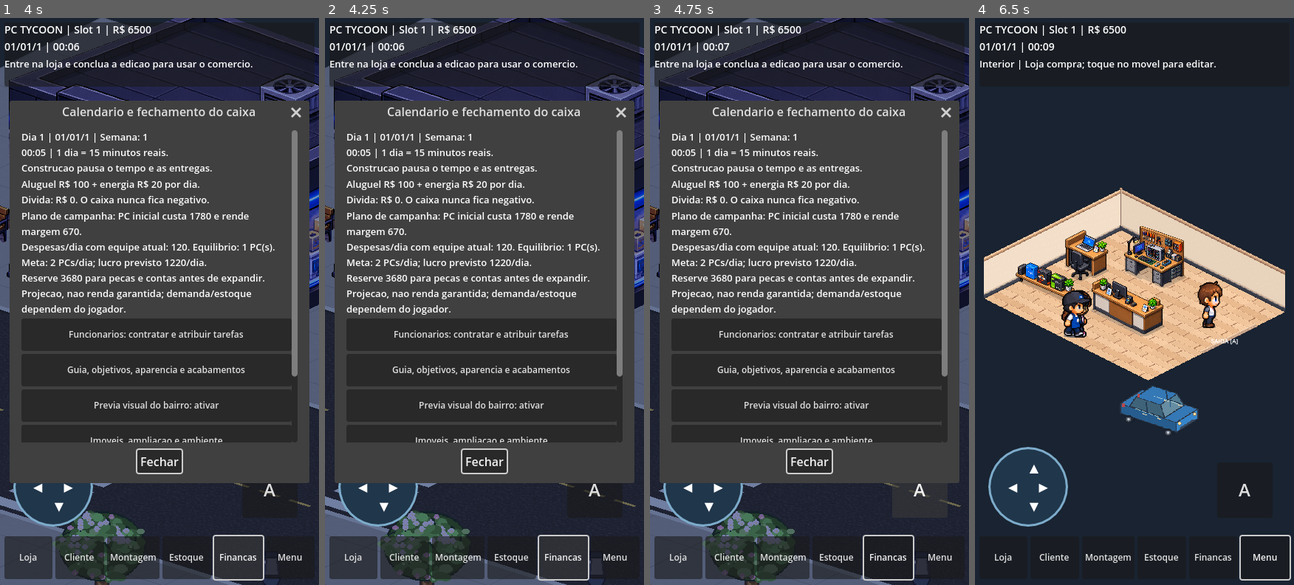
Above: before the commit, frames 1-4 (left to right).
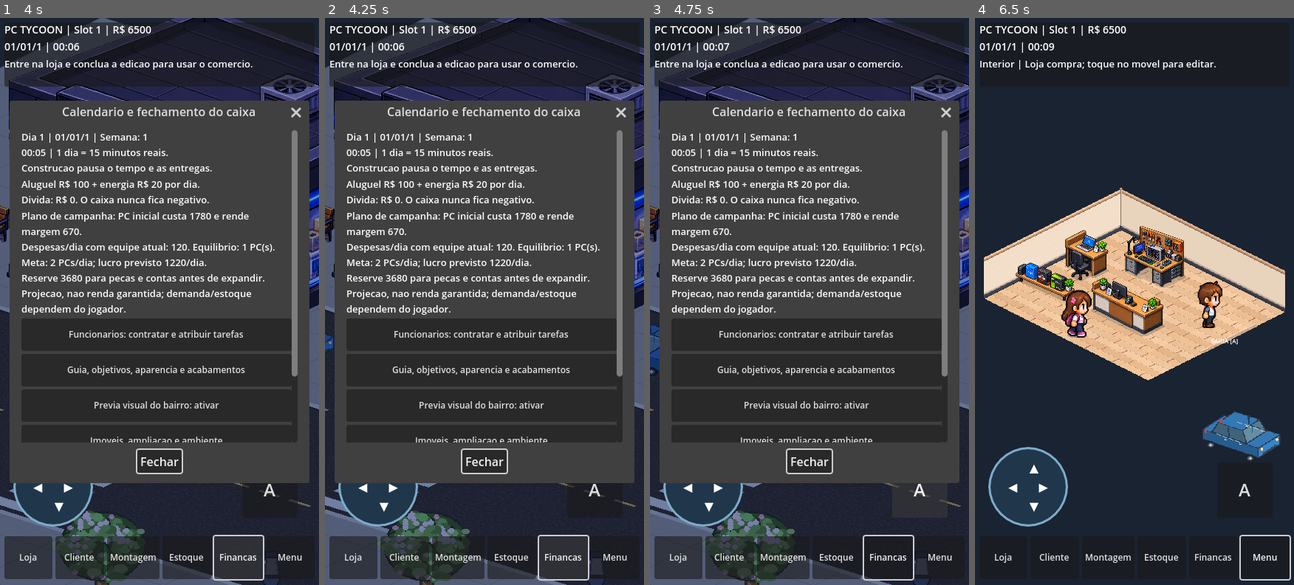
Above: after the commit, the same moments.

Repository: RiltonMaciel/Pixel-PC-Tycoon
Game: Godot game, scene res://scenes/RuaComercial.tscn
Two runs of this game, one before a commit and one after it. Both use one fixed random seed, a clock stepped at 60 frames per second and the inputs below.
Inputs (mouse positions are in pixels of both pictures, inside the frame that each line leads up to):
- Up to frame 1 (4 s): click "Loja" at 0.5 s; click "Cliente" at 1.25 s; click "Montagem" at 2 s; click "Estoque" at 2.75 s; click "Financas" at 3.5 s
- Up to frame 2 (4.25 s): no input
- Up to frame 3 (4.75 s): click "A" at 4.25 s
- Up to frame 4 (6.5 s): click "Fechar" at 5 s; tap Enter (ui_accept) at 5.75, 6.02 s; move the mouse to (1204, 273) at 5.77 s; hold Right (ui_right) from 5.78 s (still down); click (1204, 273) at 5.92 s

Frame 1 is identical in both runs. In frame 2, less than 0.1% of the frame differs, in the area x 0-3%, y 55-59%; in frame 3, 0.2%; in frame 4, 2.8%, in the area x 27-96%, y 48-78%.

Commit message:
feat: iniciar circulacao com espacamento e prioridade de pedestres
Escalonar nascimentos, manter distancia entre veiculos e reservar margem de carroceria nas rotas reais. Validar fluxo continuo, frenagem e retomada sem mudar saves ou os alvos de populacao. Filas internas e avoidance completo seguem pendentes.

Co-authored-by: Copilot <223556219+Copilot@users.noreply.github.com>

Diff:
--- a/scripts/MundoVivo.gd
+++ b/scripts/MundoVivo.gd
@@ -22,6 +22,8 @@
 const CALENDARIO = preload("res://scripts/CalendarioEconomia.gd")
 const MAX_PEDESTRES := 32
 const MAX_VEICULOS := 8
+const ESPACO_PEDESTRE := 44.0
+const ESPACO_VEICULO := 270.0
 const PASSO_MAXIMO := 0.25
 const PERSONAGENS := ["cliente_estudante", "cliente_mochila", "tecnico"]
 
@@ -151,6 +153,8 @@
         if not is_finite(velocidade):
             continue
         var distancia := clampf(velocidade, 0, 240) * dt
+        if ator.trafego:
+            distancia = _distancia_trafego(ator,distancia)
         var movimento := Vector2.ZERO
         var rota: PackedVector2Array = ator.rota.pontos
         while distancia > 0 and ator.indice < rota.size():
@@ -342,7 +346,7 @@
             if faixa == 1:
                 x = _tamanho.x - x
             var ponto := _grid * Vector2(x, y)
-            if ponto_valido(ponto, true) and (trecho.is_empty() or segmento_valido(trecho[-1], ponto, true)):
+            if _corredor_veiculo_livre(ponto) and (trecho.is_empty() or segmento_valido(trecho[-1], ponto, true)):
                 trecho.append(ponto)
             else:
                 _guardar_faixa(trecho)
@@ -353,9 +357,33 @@
     if pontos.size() > 3:
         _rotas_trafego.append({"pontos": pontos, "loja": ""})
 
+func _corredor_veiculo_livre(posicao: Vector2) -> bool:
+    var frente := _grid.x.normalized()*145
+    var lateral := Vector2(-frente.y,frente.x).normalized()*45
+    var carroceria := PackedVector2Array([posicao-frente-lateral,posicao+frente-lateral,
+        posicao+frente+lateral,posicao-frente+lateral])
+    var caixa := Rect2(carroceria[0],Vector2.ZERO)
+    for ponto in carroceria:
+        if not ponto_valido(ponto,true):
+            return false
+        caixa = caixa.expand(ponto)
+    for obstaculo in _obstaculos:
+        if caixa.intersects(obstaculo.caixa) and not Geometry2D.intersect_polygons(carroceria,obstaculo.poligono).is_empty():
+            return false
+    return true
+
 func _ativar(trafego: bool) -> bool:
     var rotas := _rotas_trafego if trafego else _rotas_pedestres
     if rotas.is_empty():
+        return false
+    var turno := _turno_trafego if trafego else _turno_pedestre
+    var indice_rota := -1
+    for tentativa in range(rotas.size()):
+        var indice: int = (turno+tentativa) % rotas.size()
+        if _nascimento_livre(rotas[indice].pontos[0],trafego):
+            indice_rota = indice
+            break
+    if indice_rota < 0:
         return false
     var ator: Dictionary = {}
     var quantidade := 0
@@ -380,16 +408,15 @@
         add_child(no)
         ator = {"no": no, "trafego": trafego, "ativo": false}
         _atores.append(ator)
-    var turno := _turno_trafego if trafego else _turno_pedestre
-    ator.rota = rotas[turno % rotas.size()]
+    ator.rota = rotas[indice_rota]
     if trafego:
-        _turno_trafego += 1
+        _turno_trafego = indice_rota+1
         var movimento: Vector2 = ator.rota.pontos[1] - ator.rota.pontos[0]
         var id := "compacto_azul_baixo_direita" if (_inversa.basis_xform(movimento)).x > 0 else "compacto_branco_cima_esquerda"
         ator.veiculo_id = id
         _visual_veiculo(ator)
     else:
-        _turno_pedestre += 1
+        _turno_pedestre = indice_rota+1
     _sequencia += 1
     ator.id = _sequencia
     ator.indice = 1
@@ -397,6 +424,31 @@
     ator.no.position = ator.rota.pontos[0]
     ator.no.visible = true
     return true
+
+func _nascimento_livre(posicao: Vector2, trafego: bool) -> bool:
+    var espaco := ESPACO_VEICULO if trafego else ESPACO_PEDESTRE
+    for outro in _atores:
+        if outro.ativo and outro.trafego == trafego and posicao.distance_to(outro.no.position) < espaco:
+            return false
+    return true
+
+func _distancia_trafego(ator: Dictionary, desejada: float) -> float:
+    var destino: Vector2 = ator.rota.pontos[ator.indice]
+    var frente: Vector2 = (destino-ator.no.position).normalized()
+    var permitida := desejada
+    for outro in _atores:
+        if not outro.ativo or outro.id == ator.id:
+            continue
+        var uv: Vector2 = _inversa * outro.no.position
+        if not outro.trafego and (uv.y < _rua_inicio or uv.y >= _rua_fim):
+            continue
+        var relativo: Vector2 = outro.no.position-ator.no.position
+        var adiante := relativo.dot(frente)
+        if adiante <= 0 or absf(relativo.cross(frente)) >= 70:
+            continue
+        var espaco := ESPACO_VEICULO if outro.trafego else 160.0
+        permitida = minf(permitida,maxf(0,adiante-espaco))
+    return permitida
 
 func _desativar(ator: Dictionary) -> void:
     ator.ativo = false
--- a/tests/test_world.gd
+++ b/tests/test_world.gd
@@ -33,6 +33,7 @@
 func _run() -> void:
     _rotas_fornecidas()
     _densidade()
+    _espacamento()
     await _movimento_pausa_pool()
     _bairro_real()
     check(passed + failed >= 50, "Todos os grupos de teste foram executados")
@@ -114,6 +115,74 @@
     mundo.limite_pedestres = -1
     mundo.limite_veiculos = -1
     check(mundo.densidade(DIA / 2) == {"pedestres": 0, "veiculos": 0}, "Limites negativos desabilitam populacao")
+    mundo.free()
+
+func _espacamento() -> void:
+    var mundo := _novo()
+    var dados := _dados()
+    var grid := Transform2D(BAIRRO.U,BAIRRO.V,Vector2.ZERO)
+    dados.grid = grid
+    dados.rotas_pedestres = [{"pontos":PackedVector2Array([grid*Vector2(.5,3),grid*Vector2(15.5,3)])}]
+    dados.rotas_trafego = [{"pontos":PackedVector2Array([grid*Vector2(.5,5),grid*Vector2(15.5,5)])}]
+    mundo.limite_pedestres = 3
+    mundo.limite_veiculos = 3
+    check(mundo.configurar(dados),"Configurar nascimento compartilhado")
+    mundo.avancar(.1,DIA/2)
+    check(mundo.estado().atores.size() == 2,"Mesmo portal nao cria tres pedestres ou carros sobrepostos")
+    var seguro := true
+    var identidades: Dictionary = {}
+    var carros: Array[Dictionary] = []
+    for i in range(400):
+        mundo.avancar(.25,DIA/2)
+        var atores: Array = mundo.estado().atores
+        for a in range(atores.size()):
+            identidades[atores[a].id] = true
+            for b in range(a+1,atores.size()):
+                if atores[a].trafego != atores[b].trafego:
+                    continue
+                var espaco := MUNDO.ESPACO_VEICULO if atores[a].trafego else MUNDO.ESPACO_PEDESTRE
+                seguro = seguro and atores[a].posicao.distance_to(atores[b].posicao) >= espaco-.01
+    check(seguro,"Cem segundos de fluxo mantem separacao minima mensuravel")
+    check(identidades.size() > 12,"Espacamento nao congela o fluxo: novos atores completam rotas")
+    for ator in mundo._atores:
+        if ator.ativo and ator.trafego:
+            carros.append(ator)
+    check(carros.size() >= 2,"Mais de um veiculo circula na mesma pista")
+    if carros.size() >= 2:
+        carros.sort_custom(func(a: Dictionary,b: Dictionary) -> bool: return a.no.position.x < b.no.position.x)
+        var seguidor: Dictionary = carros[0]
+        var lider: Dictionary = carros[1]
+        var frente: Vector2 = (seguidor.rota.pontos[seguidor.indice]-seguidor.no.position).normalized()
+        lider.no.position = seguidor.no.position+frente*(MUNDO.ESPACO_VEICULO+10)
+        check(absf(mundo._distancia_trafego(seguidor,60)-10) < .01,"Seguidor limita avanco ao espaco livre, sem ultrapassar o lider")
+    dados.rotas_trafego.append({"pontos":PackedVector2Array([grid*Vector2(15.5,7),grid*Vector2(.5,7)])})
+    check(mundo.configurar(dados),"Configurar dois sentidos")
+    mundo.avancar(.1,DIA/2)
+    var sentidos := [false,false]
+    for ator in mundo.estado().atores:
+        if ator.trafego:
+            var uv: Vector2 = grid.affine_inverse()*ator.posicao
+            sentidos[0 if uv.y < 6 else 1] = true
+    check(sentidos[0] and sentidos[1],"Portal ocupado tenta outra rota, sem bloquear sentido oposto")
+    dados.rotas_pedestres = [{"pontos":PackedVector2Array([grid*Vector2(6.5,3),grid*Vector2(6.5,8.5)])}]
+    dados.rotas_trafego.resize(1)
+    mundo.limite_pedestres = 1
+    mundo.limite_veiculos = 1
+    check(mundo.configurar(dados),"Configurar pedestre atravessando faixa de carro")
+    var parou := false
+    var retomou := false
+    var anterior: Dictionary = {}
+    for i in range(200):
+        mundo.avancar(.25,DIA/2)
+        for ator in mundo.estado().atores:
+            if not ator.trafego:
+                continue
+            if anterior.get("id",-1) == ator.id:
+                var movimento: float = anterior.posicao.distance_to(ator.posicao)
+                parou = parou or movimento < .01
+                retomou = retomou or (parou and movimento > 1)
+            anterior = ator
+    check(parou and retomou,"Carro cede passagem ao pedestre e volta a circular")
     mundo.free()
 
 func _movimento_pausa_pool() -> void:
@@ -227,6 +296,7 @@
         acesso_amplo = imovel_amplo.saida_externa
     var sentido_positivo := false
     var sentido_negativo := false
+    var margem_carroceria := true
     for rota in estado.rotas_pedestres:
         destino_pc = destino_pc or rota.loja == "pc_store_001"
         if rota.loja == "pc_store_002":
@@ -245,11 +315,15 @@
             seguro = seguro and mundo.segmento_valido(rota.pontos[i - 1], rota.pontos[i], true)
         for ponto in rota.pontos:
             seguro = seguro and BAIRRO.rua(BAIRRO.celula(ponto).y) and bairro.vizinhanca.piso_livre(ponto)
+            margem_carroceria = margem_carroceria and mundo._corredor_veiculo_livre(ponto)
     check(seguro, "Rotas derivadas respeitam predios, objetos, faixas e limites existentes")
     check(cruzou, "Pedestres cruzam por faixa valida")
     check(destino_pc, "Deriva chegada valida a loja principal")
     check(destino_amplo and mundo.ponto_valido(acesso_amplo), "Deriva rota caminhavel ate acesso cadastrado de pc_store_002")
     check(sentido_positivo and sentido_negativo, "Trafego usa duas faixas com sentidos opostos")
+    check(margem_carroceria,"Rotas reais reservam margem de carroceria, nao apenas o centro do carro")
+    var perto_estacionado := BAIRRO.ponto(Vector2(32,15))+BAIRRO.U.normalized()*160
+    check(mundo.ponto_valido(perto_estacionado,true) and not mundo._corredor_veiculo_livre(perto_estacionado),"Centro livre proximo a carro estacionado nao basta para liberar a carroceria")
     mundo.avancar(0.1, DIA / 2)
     var sprites := true
     for filho in mundo.get_children():
Not shown, changed: docs/auditoria/05_ROADMAP_IMPLEMENTACAO.md
